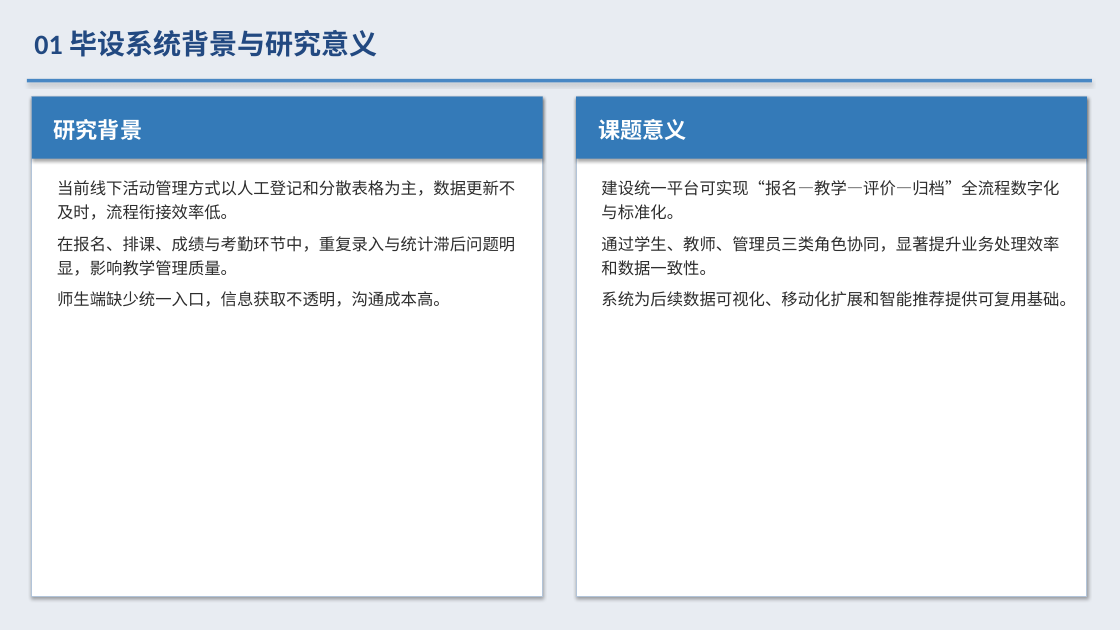
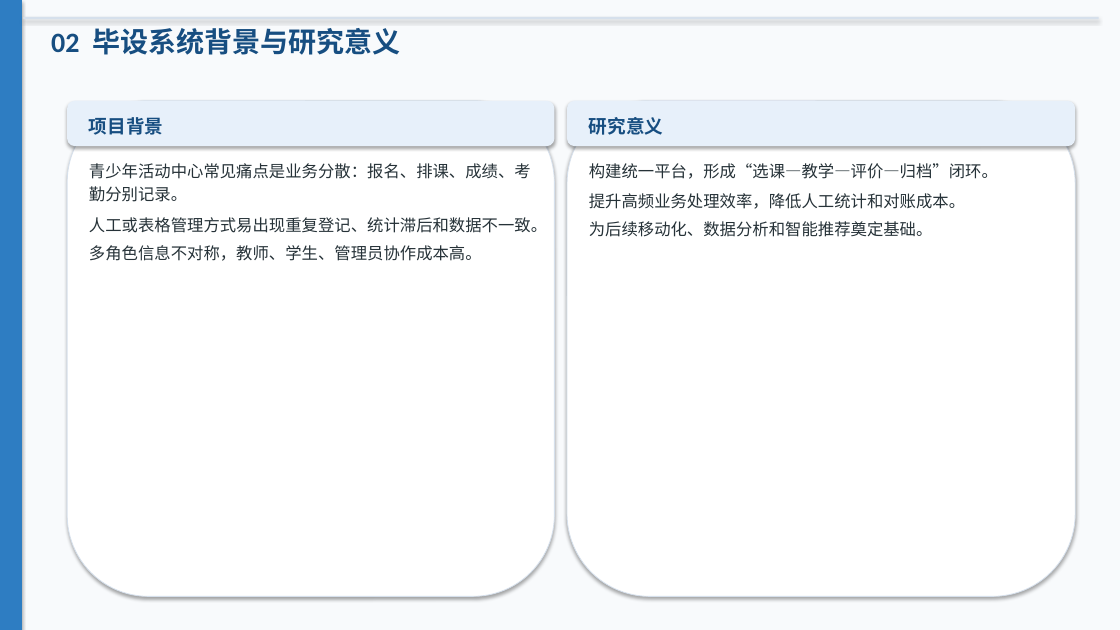
Before and after one commit to cxkqq/Student_Exam, a slide deck: slide 3 of defense_ppt.pptx. Drawn at 1120x630 pixels with LibreOffice and Linux fonts; fonts in the diff are those of the drawing. Boxes give left, top, right and bottom in pixels: in the first picture for what was removed or moved away, otherwise in the second. Text is boxed around its words. In the diff, an @@ line names an element or a change of style, - is before the commit and + after.

```diff
--- a/defense_ppt.pptx
+++ b/defense_ppt.pptx
@@ rectangle at <box>0,0,1120,630</box>: fill #E8ECF2 to #F8FAFC @@
@@ rectangle added at <box>0,0,22,630</box>, fill #2E7DC2 @@
@@ rectangle: place and size @@
-rectangle at <box>27,79,1092,82</box>
+rectangle at <box>24,17,1099,19</box>
@@ rectangle at <box>24,17,1099,19</box>: fill #4887C4 to #D6E0EC @@
@@ text at <box>51,28,400,55</box>: text changed; text colour #224981 to #174E81 @@
-01 毕设系统背景与研究意义
+02 毕设系统背景与研究意义
@@ rectangle removed at <box>32,97,543,597</box> @@
@@ rounded rectangle: place and size @@
-rounded rectangle at <box>32,97,543,159</box>
+rounded rectangle at <box>67,101,555,146</box>
@@ rounded rectangle at <box>67,101,555,146</box>: rectangle to rounded rectangle; fill #347AB8 to #E7F0FA @@
@@ rounded rectangle added at <box>67,101,555,597</box>, fill #FFFFFF, outline #D6E0EC 0.75 pt @@
@@ text at <box>89,117,163,135</box>: text changed; size 19 to 16 pt; text colour #FFFFFF to #174E81 @@
-研究背景
+项目背景
@@ rounded rectangle added at <box>567,101,1075,597</box>, fill #FFFFFF, outline #D6E0EC 0.75 pt @@
@@ rounded rectangle added at <box>567,101,1075,146</box>, fill #E7F0FA @@
@@ rectangle removed at <box>576,97,1087,597</box> @@
@@ rectangle removed at <box>576,97,1087,159</box> @@
@@ text at <box>589,117,663,135</box>: text changed; size 19 to 16 pt; text colour #FFFFFF to #174E81 @@
-课题意义
+研究意义
@@ text at <box>89,163,547,261</box>: text changed; text colour #2D2D2D to #263238 @@
-当前线下活动管理方式以人工登记和分散表格为主，数据更新不及时，流程衔接效率低。
-在报名、排课、成绩与考勤环节中，重复录入与统计滞后问题明显，影响教学管理质量。
-师生端缺少统一入口，信息获取不透明，沟通成本高。
+青少年活动中心常见痛点是业务分散：报名、排课、成绩、考勤分别记录。
+人工或表格管理方式易出现重复登记、统计滞后和数据不一致。
+多角色信息不对称，教师、学生、管理员协作成本高。
@@ text at <box>589,163,998,237</box>: text changed; text colour #2D2D2D to #263238 @@
-建设统一平台可实现“报名—教学—评价—归档”全流程数字化与标准化。
-通过学生、教师、管理员三类角色协同，显著提升业务处理效率和数据一致性。
-系统为后续数据可视化、移动化扩展和智能推荐提供可复用基础。
+构建统一平台，形成“选课—教学—评价—归档”闭环。
+提升高频业务处理效率，降低人工统计和对账成本。
+为后续移动化、数据分析和智能推荐奠定基础。
```
Also in this commit, not shown: 5 other slides changed, 12 slides added, 9 slides removed.
